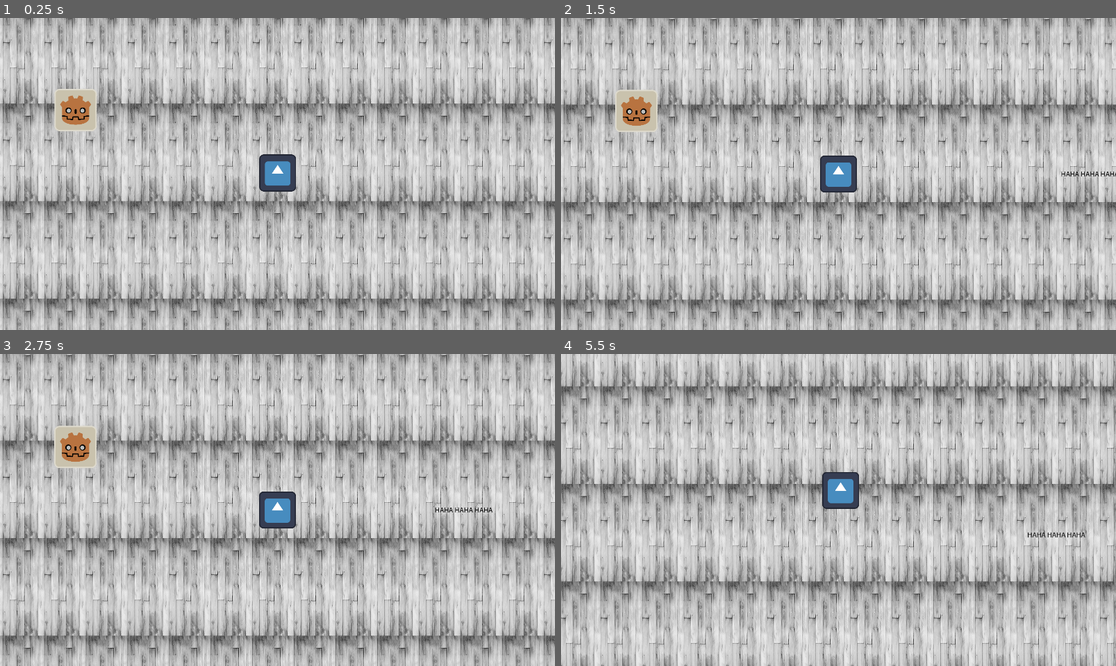
Above: before the commit, frames 1-4 (two rows, left to right).
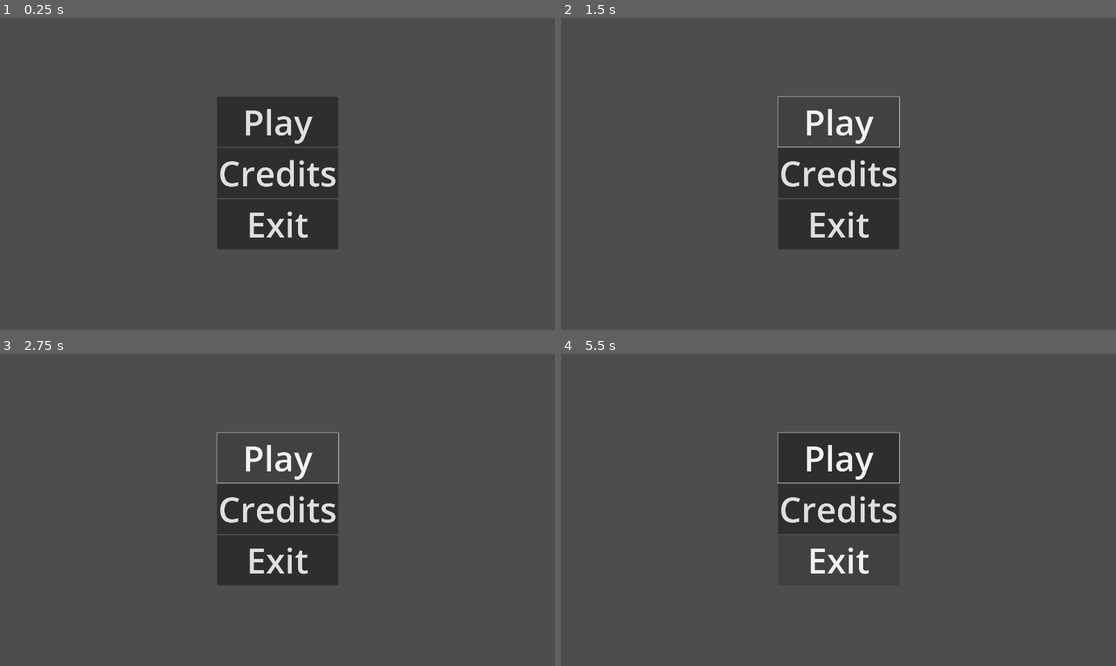
Above: after the commit, the same moments.

Repository: ChilledCitizen/fgj-24
Game: Godot game, scene res://Scenes/menu.tscn
The game is run twice, just before and just after one commit, with the same random seed, the same clock (stepped at 60 frames per second) and the same inputs. Before the commit the project starts from res://Scenes/steamboat_deck.tscn. The engine's default icon, where the game draws it, is replaced by a stand-in: a white triangle on a blue panel in a dark square.
Inputs (mouse positions are in pixels of both pictures, inside the frame that each line leads up to):
- Up to frame 1 (0.25 s): no input
- Up to frame 2 (1.5 s): click (838, 174) at 0.5 s, where only the run after the commit has a clickable "Credits"; click (838, 120) at 1.25 s, where only the run after the commit has a clickable "Play"
- Up to frame 3 (2.75 s): click (277, 456) at 2 s, where only the run after the commit has a clickable "Play"
- Up to frame 4 (5.5 s): move the mouse to (960, 494) at 2.77 s; hold D (move_right) 2.78-3.53 s; click (960, 494) at 2.85 s; move the mouse to (727, 525) at 3.52 s; hold S (move_down) 3.53-4.28 s; tap Space (tickle) at 3.6, 5.1 s; move the mouse to (894, 441) at 4.27 s; hold D (move_right) 4.28-5.03 s; click (894, 441) at 4.35 s; move the mouse to (810, 572) at 5.02 s; hold W (move_up) from 5.03 s (still down)

The runs differ from the first frame. In frame 1, 98% of the frame differs, in the area x 0-100%, y 0-100%; in frame 2, 97%; in frame 3, 97%; in frame 4, 98%.
Error before the commit: Invalid access to property or key 'global_position' on a base object of type 'null instance'. (res://Scripts/Enemy.gd:16)

Commit message:
wip

Diff:
--- /dev/null
+++ b/Scenes/menu.tscn
@@ -0,0 +1,39 @@
+[gd_scene load_steps=2 format=3 uid="uid://ca7vwvmicgxpc"]
+
+[ext_resource type="Theme" uid="uid://3ye6hjd7as3t" path="res://new_theme.tres" id="1_dicgw"]
+
+[node name="Menu" type="Control"]
+layout_mode = 3
+anchors_preset = 15
+anchor_right = 1.0
+anchor_bottom = 1.0
+grow_horizontal = 2
+grow_vertical = 2
+
+[node name="CenterContainer" type="CenterContainer" parent="."]
+layout_mode = 1
+anchors_preset = 15
+anchor_right = 1.0
+anchor_bottom = 1.0
+offset_right = 2.0
+offset_bottom = -6.0
+grow_horizontal = 2
+grow_vertical = 2
+
+[node name="VBoxContainer" type="VBoxContainer" parent="CenterContainer"]
+layout_mode = 2
+
+[node name="Play" type="Button" parent="CenterContainer/VBoxContainer"]
+layout_mode = 2
+theme = ExtResource("1_dicgw")
+text = "Play"
+
+[node name="Credits" type="Button" parent="CenterContainer/VBoxContainer"]
+layout_mode = 2
+theme = ExtResource("1_dicgw")
+text = "Credits"
+
+[node name="Exit" type="Button" parent="CenterContainer/VBoxContainer"]
+layout_mode = 2
+theme = ExtResource("1_dicgw")
+text = "Exit"
--- /dev/null
+++ b/new_theme.tres
@@ -0,0 +1,7 @@
+[gd_resource type="Theme" load_steps=2 format=3 uid="uid://3ye6hjd7as3t"]
+
+[sub_resource type="SystemFont" id="SystemFont_8iyc0"]
+
+[resource]
+default_font = SubResource("SystemFont_8iyc0")
+default_font_size = 120
--- a/project.godot
+++ b/project.godot
@@ -11,7 +11,7 @@
 [application]
 
 config/name="Fgj-24"
-run/main_scene="res://Scenes/steamboat_deck.tscn"
+run/main_scene="res://Scenes/menu.tscn"
 config/features=PackedStringArray("4.2", "Forward Plus")
 config/icon="res://icon.svg"
 
